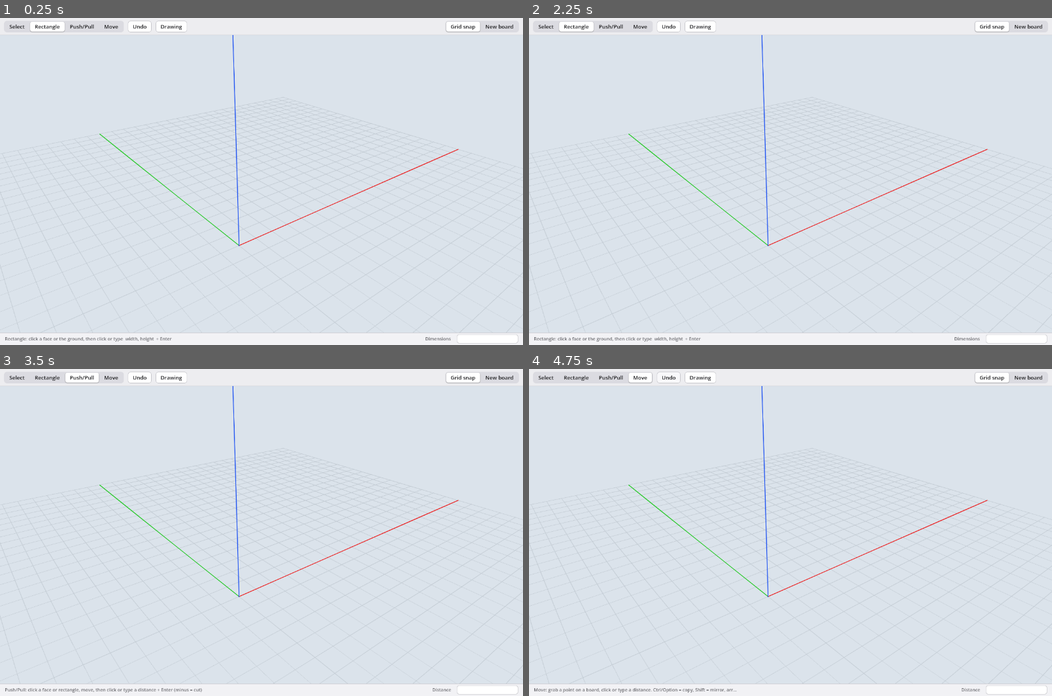
Above: before the commit, frames 1-4 (two rows, left to right).
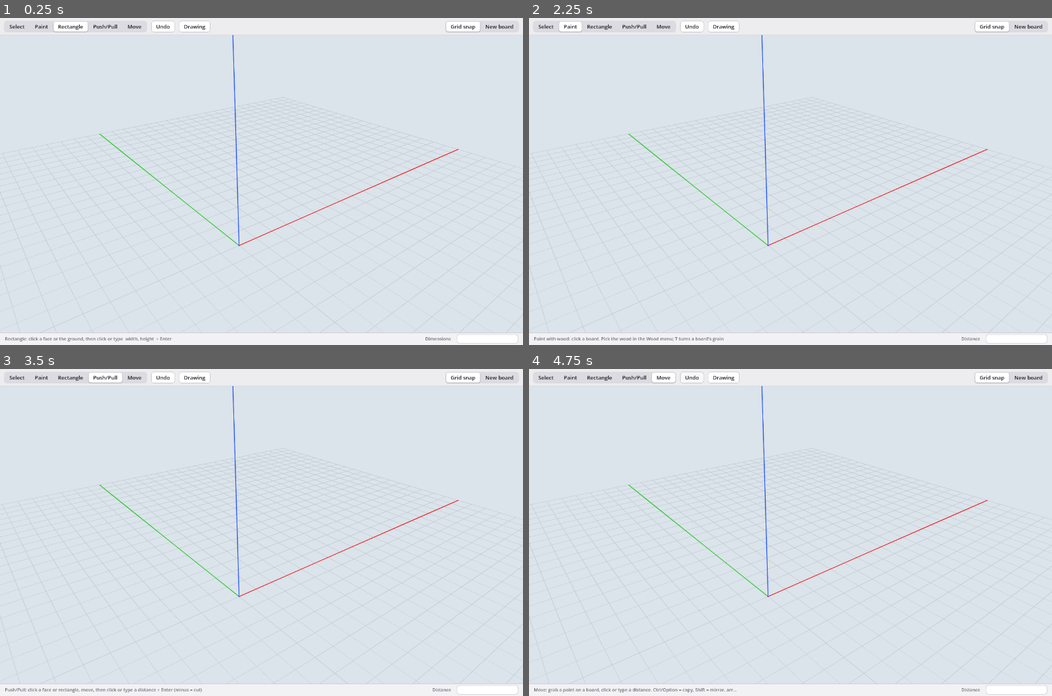
Above: after the commit, the same moments.

Repository: wweatherall/Napkin
Game: Godot game, scene res://main.tscn
Two runs of this game, one before a commit and one after it. Both use one fixed random seed, a clock stepped at 60 frames per second and the inputs below.
Inputs (mouse positions are in pixels of both pictures, inside the frame that each line leads up to):
- Up to frame 1 (0.25 s): no input
- Up to frame 2 (2.25 s): click "Select" at 0.5 s; click "Rectangle" at 1.25 s; click (570, 27) at 2 s, where only the run after the commit has a clickable "Paint"
- Up to frame 3 (3.5 s): click "Push/Pull" at 2.75 s
- Up to frame 4 (4.75 s): click "Move" at 3.5 s; click "Undo" at 4.25 s

The runs differ from the first frame. In frame 1, 0.5% of the frame differs, in the area x 5-41%, y 0-5%; in frame 2, 0.6%, in the area x 1-87%, y 0-99%; in frame 3, 0.5%; in frame 4, 0.4%.
Error before the commit: Invalid assignment of property or key 'text' with value of type 'String' on a base object of type 'Nil'. (res://main.gd:1653)
Error after the commit: Invalid assignment of property or key 'text' with value of type 'String' on a base object of type 'Nil'. (res://main.gd:1763)

Commit message:
Wood: a material library, Paint, grain direction, end grain (T15, M03)
- worker/materials.py: 12 woods (white and red oak, hard maple, cherry,
  walnut, ash, yellow birch, poplar, basswood, Douglas fir, eastern white
  and southern yellow pine). Density, orthotropic elastic constants and
  Janka hardness from the Wood Handbook (GTR-190, 2010, ch. 5; the 2021
  edition was unreachable), face textures from ambientCG (CC0), end grain
  cropped from ambientCG tree ends and tinted per species.
- The worker installs them as FreeCAD material cards (user library, "Shop
  Sketch"), puts the card on each board's current solid (ShapeMaterial) and
  carries it to every new solid. Painting a linked board paints its family.
- Grain: SSGrain on the board (default: along the longest edge); turn_grain
  swaps it to the other long edge. bodies.json gives grain and across;
  materials.json gives the library.
- Viewport: wood.gdshader lays the face texture along the grain from world
  position (no UVs) and shows end grain on faces the grain runs into, the
  ring band mirrored at each repeat. Paint tool, a Wood menu to pick the
  wood, T turns the grain of the board under the cursor.
- model.glb (Blender) carries each wood's texture paths and real size, and
  each board's grain and across directions.
- The app bundle ships materials.py and the textures.

test_native 94/94 (section P); quick test 52/52; full test passes.

Co-Authored-By: Claude Opus 5.5 <noreply@anthropic.com>

Diff:
--- a/viewport/main.gd
+++ b/viewport/main.gd
@@ -11,7 +11,7 @@
 
 # ---------------- state ----------------
 var ops: Array = []
-var counters := {"r": 0, "b": 0, "pp": 0, "m": 0, "mv": 0, "mu": 0, "dt": 0, "as": 0, "a": 0}
+var counters := {"r": 0, "b": 0, "pp": 0, "m": 0, "mv": 0, "mu": 0, "dt": 0, "as": 0, "a": 0, "sm": 0, "tg": 0}
 var seq := 0
 var in_flight := false
 var dirty := false
@@ -423,7 +423,7 @@
 	var row := HBoxContainer.new()
 	row.add_theme_constant_override("separation", 10)
 	bar.add_child(row)
-	row.add_child(_segments([["Select", "select", "Select (Space)"], ["Rectangle", "rect", "Rectangle (R)"], ["Push/Pull", "push", "Push/Pull (P)"], ["Move", "move", "Move (M)"]], false))
+	row.add_child(_segments([["Select", "select", "Select (Space)"], ["Paint", "paint", "Paint (pick the wood in the Wood menu)"], ["Rectangle", "rect", "Rectangle (R)"], ["Push/Pull", "push", "Push/Pull (P)"], ["Move", "move", "Move (M)"]], false))
 	for spec in [["Undo", "undo", "Undo (⌘Z)"], ["Drawing", "drawing", "Drawing and cut list (D)"]]:
 		var b := Button.new(); b.text = spec[0]; b.tooltip_text = spec[2]; b.focus_mode = Control.FOCUS_NONE
 		b.pressed.connect(_menu.bind(spec[1]))
@@ -639,7 +639,7 @@
 func _make_tools() -> void:
 	infer = load("res://inference.gd").new()
 	infer.m = self
-	for k in ["select", "rect", "push", "move"]:
+	for k in ["select", "rect", "push", "move", "paint"]:
 		tools[k] = load("res://tools/%s_tool.gd" % k).new()
 		tools[k].setup(self)
 
@@ -859,6 +859,107 @@
 	_say_status("Assembly of %d board%s: double-click it to edit inside" % [ids.size(), "" if ids.size() == 1 else "s"])
 
 
+# ---------------- wood (T15, M03) ----------------
+# The worker writes materials.json (the library) beside bodies.json; each board's material, grain and across
+# directions come in bodies.json. Textures live in materials/textures beside the project (or in the app bundle).
+const WOOD := preload("res://wood.gdshader")
+var wood_library := {}              # key -> library entry
+var wood_keys: Array = []           # in library order, for the menu
+var body_material := {}             # board id -> material key
+var paint_material := "white-oak"   # what the Paint tool puts on
+var _wood_tex := {}                 # texture file -> ImageTexture
+
+
+func _load_wood_library(dir: String) -> void:
+	var data = JSON.parse_string(FileAccess.get_file_as_string(dir.path_join("materials.json")))
+	if typeof(data) != TYPE_ARRAY: return
+	wood_keys = []
+	for e in data:
+		wood_library[e["key"]] = e; wood_keys.append(e["key"])
+	_build_materials_menu()
+
+
+func _wood_texture(file: String) -> Texture2D:
+	if not _wood_tex.has(file):
+		var img := Image.load_from_file(_beside_project("materials/textures/" + file))
+		if img == null or img.is_empty():
+			_wood_tex[file] = null
+		else:
+			img.generate_mipmaps()
+			_wood_tex[file] = ImageTexture.create_from_image(img)
+	return _wood_tex[file]
+
+
+func _wood_material(bid: String, b: Dictionary, base: Color) -> ShaderMaterial:
+	var e: Dictionary = wood_library.get(b.get("material", ""), {})
+	if e.is_empty(): return null
+	var side := _wood_texture(e["texture"]); var end := _wood_texture(e["end_texture"])
+	if side == null or end == null: return null
+	var sm := ShaderMaterial.new(); sm.shader = WOOD
+	sm.set_shader_parameter("side_tex", side); sm.set_shader_parameter("end_tex", end)
+	var g: Array = b.get("grain", [1, 0, 0]); var a: Array = b.get("across", [0, 1, 0])
+	sm.set_shader_parameter("grain", m2g(Vector3(g[0], g[1], g[2])))
+	sm.set_shader_parameter("across", m2g(Vector3(a[0], a[1], a[2])))
+	sm.set_shader_parameter("side_size", float(e["size_mm"]) / 1000.0)
+	sm.set_shader_parameter("side_grain_v", e["grain"] == "v")
+	sm.set_shader_parameter("end_size", float(e["end_size_mm"]) / 1000.0)
+	var et := end.get_size()
+	sm.set_shader_parameter("end_aspect", et.y / maxf(et.x, 1.0))
+	var h := hash(bid)
+	sm.set_shader_parameter("offset", Vector2(float(h & 1023) / 1024.0, float((h >> 10) & 1023) / 1024.0))
+	sm.set_shader_parameter("base_color", base)
+	return sm
+
+
+func _build_materials_menu() -> void:
+	"""The Wood menu: pick what Paint puts on (picking one switches to Paint)."""
+	if not NativeMenu.has_feature(NativeMenu.FEATURE_GLOBAL_MENU) or _wood_menu_rid.is_valid(): return
+	var bar := NativeMenu.get_system_menu(NativeMenu.MAIN_MENU_ID)
+	_wood_menu_rid = NativeMenu.create_menu()
+	for k in wood_keys:
+		var i := NativeMenu.add_radio_check_item(_wood_menu_rid, wood_library[k]["name"], _on_wood_menu, Callable(), k)
+		NativeMenu.set_item_checked(_wood_menu_rid, i, k == paint_material)
+	NativeMenu.add_separator(_wood_menu_rid)
+	NativeMenu.add_item(_wood_menu_rid, "Turn grain 90° (T)", _on_wood_menu, Callable(), "turn")
+	NativeMenu.add_submenu_item(bar, "Wood", _wood_menu_rid)
+
+
+var _wood_menu_rid := RID()
+
+
+func _on_wood_menu(tag) -> void:
+	if tag == "turn":
+		_turn_grain(); return
+	set_paint_material(String(tag))
+
+
+func set_paint_material(k: String) -> void:
+	if not wood_library.has(k): return
+	paint_material = k
+	if _wood_menu_rid.is_valid():
+		for i in NativeMenu.get_item_count(_wood_menu_rid):
+			NativeMenu.set_item_checked(_wood_menu_rid, i, NativeMenu.get_item_tag(_wood_menu_rid, i) == k)
+	set_tool("paint")
+
+
+func paint(bodies: Array) -> void:
+	if bodies.is_empty() or not wood_library.has(paint_material): return
+	counters["sm"] += 1
+	ops.append({"id": "sm%d" % counters["sm"], "type": "set_material", "targets": bodies, "material": paint_material})
+	sync()
+	_say_status("%s: %s" % [", ".join(bodies), wood_library[paint_material]["name"]])
+
+
+func _turn_grain() -> void:
+	var bid := hover_body
+	if bid == "" or body_material.get(bid, "") == "":
+		_say_status("Point at a painted board to turn its grain"); return
+	counters["tg"] += 1
+	ops.append({"id": "tg%d" % counters["tg"], "type": "turn_grain", "targets": [bid]})
+	sync()
+	_say_status("%s: grain turned 90°" % bid)
+
+
 # ---------------- linked boards (T12: A22c, I28, Q28, Q29) ----------------
 # Copies share one definition: editing one edits all. While a tool is over a linked board its copies get a soft
 # tint and the tooltip counts them; U (Edit > Make unique) frees the board under the cursor, Edit > Detach from
@@ -878,7 +979,7 @@
 
 func _show_siblings(bid: String) -> void:
 	hover_body = bid
-	var sib := _siblings_of(bid) if tool in ["rect", "push", "move"] else []
+	var sib := _siblings_of(bid) if tool in ["rect", "push", "move", "paint"] else []
 	var key := ",".join(sib)
 	if key == _sibling_key: return
 	_sibling_key = key
@@ -1058,7 +1159,7 @@
 func _restore_counters() -> void:
 	for op in ops:
 		var id: String = op["id"]
-		for k in ["pp", "mv", "mu", "dt", "as", "r", "m"]:
+		for k in ["pp", "mv", "mu", "dt", "as", "sm", "tg", "r", "m"]:
 			if id.begins_with(k) and id.substr(k.length()).is_valid_int():
 				counters[k] = maxi(counters[k], int(id.substr(k.length())))
 				break
@@ -1194,15 +1295,18 @@
 	if typeof(data) != TYPE_ARRAY: return
 	var files := {}
 	body_family = {}; body_array = {}; body_assembly = {}; body_row = {}
+	if wood_library.is_empty(): _load_wood_library(dir)
 	for b in data:
-		files[b["id"]] = b["mesh"]
+		var vkey := "%s|%s|%s|%s" % [b["mesh"], b.get("material", ""), b.get("grain", []), b.get("across", [])]
+		files[b["id"]] = vkey                        # a repaint or a turned grain is a new look for the same mesh
+		body_material[b["id"]] = b.get("material", "")
 		body_family[b["id"]] = b.get("family", ""); body_array[b["id"]] = b.get("array", "")
 		body_assembly[b["id"]] = b.get("assembly", ""); body_row[b["id"]] = b.get("row", "")
 		var mp: Array = b.get("mirror_plane", [])
 		if mp.size() == 2: body_mirror_plane[b["id"]] = [Vector3(mp[0][0], mp[0][1], mp[0][2]), Vector3(mp[1][0], mp[1][1], mp[1][2])]
 		else: body_mirror_plane.erase(b["id"])
-		if not _boards.has(b["mesh"]):
-			_boards[b["mesh"]] = _build_board(dir, b)
+		if not _boards.has(vkey):
+			_boards[vkey] = _build_board(dir, b)
 	_load_cuts(dir)
 	_show_boards(files)
 	_remember_state(key, files)
@@ -1228,10 +1332,15 @@
 		arr[Mesh.ARRAY_NORMAL] = Transform3D(M2G_BASIS, Vector3.ZERO) * (parts[1] as PackedVector3Array)
 		var mesh := ArrayMesh.new()
 		mesh.add_surface_from_arrays(Mesh.PRIMITIVE_TRIANGLES, arr)
-		var mat := StandardMaterial3D.new()
-		mat.albedo_color = Color(b["color"][0], b["color"][1], b["color"][2]).linear_to_srgb()   # as glTF import did
-		mat.roughness = 0.85
-		mesh.surface_set_material(0, mat)
+		var base := Color(b["color"][0], b["color"][1], b["color"][2]).linear_to_srgb()   # as glTF import did
+		var wood := _wood_material(bid, b, base)
+		if wood != null:
+			mesh.surface_set_material(0, wood)
+		else:
+			var mat := StandardMaterial3D.new()
+			mat.albedo_color = base
+			mat.roughness = 0.85
+			mesh.surface_set_material(0, mat)
 		mi.mesh = mesh
 		_add_collision(mi, "body_id", bid)
 	var edges := _lines(parts[2], Color(0.08, 0.08, 0.08))
@@ -1358,6 +1467,7 @@
 
 func _base_of(mi: MeshInstance3D) -> Color:
 	var m = mi.mesh.surface_get_material(0)
+	if m is ShaderMaterial and m.shader == WOOD: return m.get_shader_parameter("base_color")
 	return m.albedo_color if m is StandardMaterial3D else DEFAULT_BASE
 
 
@@ -1779,7 +1889,7 @@
 				  ["Show in Finder", "reveal", 0], [], ["Drawing and cut list (D)", "drawing", 0]]],
 		["Edit", [["Undo", "undo", KEY_MASK_META | KEY_Z], [], ["Make assembly", "assemble", KEY_MASK_META | KEY_G],
 				  ["Make unique (U)", "unique", 0], ["Detach from array", "detach", 0]]],
-		["Tools", [["Select (Space)", "select", 0], ["Rectangle (R)", "rect", 0], ["Push/Pull (P)", "push", 0], ["Move (M)", "move", 0]]],
+		["Tools", [["Select (Space)", "select", 0], ["Paint", "paint", 0], ["Rectangle (R)", "rect", 0], ["Push/Pull (P)", "push", 0], ["Move (M)", "move", 0]]],
 		["View", [["Grid snap (G)", "grid", -1], ["New board on faces (B)", "newboard", -1]]],
 	]
 	for m in spec:
@@ -1812,7 +1922,7 @@
 		"reveal": OS.shell_show_in_file_manager(model_path)
 		"drawing": export_drawing()
 		"undo": undo()
-		"select", "rect", "push", "move": set_tool(tag)
+		"select", "rect", "push", "move", "paint": set_tool(tag)
 		"assemble": make_assembly()
 		"unique": _linked_op("make_unique")
 		"detach": _linked_op("detach")
@@ -1933,6 +2043,7 @@
 			KEY_B: _menu("newboard")
 			KEY_D: export_drawing()
 			KEY_U: _menu("unique")
+			KEY_T: _turn_grain()
 
 
 var _last_gesture := ""
--- a/viewport/tests.gd
+++ b/viewport/tests.gd
@@ -1331,6 +1331,33 @@
 	fp_new = fp_ids.back() if fp_ids.size() == 4 else ""
 	_ok("typing 20 stands the plane 20 off the face: z 142..160", fp_new != "" and _bbox(fp_new)[2] == 142.0, [fp_ids, _bbox(fp_new) if fp_new != "" else []])
 
+	# 5f. Wood (T15): pick a wood, paint a board, the board shows it; T turns its grain
+	await _fresh("wood", _plank(1, Vector3.ZERO, Vector3(600, 90, 19)))
+	await _view(Vector3(560, 45, 10), -50, -25, 0.5)
+	m.set_paint_material("black-walnut")
+	_ok("picking a wood switches to Paint", m.tool == "paint", m.tool)
+	await _click_at(Vector3(300, 45, 19))
+	await _wait_wave()
+	await _frames(30)
+	var wb: Dictionary = _bodies().get("b1", {})
+	var node: MeshInstance3D = m.bodies_root.get_node_or_null("b1")
+	var smat = node.mesh.surface_get_material(0) if node != null else null
+	_ok("painted walnut: FreeCAD has it, the board shows the wood shader", wb.get("material", "") == "black-walnut"
+		and smat is ShaderMaterial and smat.shader == m.WOOD, [wb.get("material", ""), smat])
+	await _drag_to(Vector3(700, 300, 0), 3)       # off the board: no hover highlight
+	await _shot("wood_walnut")
+	await _view(Vector3(600, 45, 10), 60, -12, 0.13)
+	await _drag_to(Vector3(700, 300, 0), 2)
+	await _shot("wood_walnut_end")
+	await _view(Vector3(560, 45, 10), -50, -25, 0.5)
+	await _drag_to(Vector3(500, 45, 19), 3)
+	await _key(KEY_T)
+	await _wait_wave()
+	_ok("T turns the grain across the board", _bodies()["b1"].get("grain", []) == [0.0, 1.0, 0.0], _bodies()["b1"].get("grain", []))
+	await _drag_to(Vector3(700, 300, 0), 2)
+	await _frames(20)
+	await _shot("wood_walnut_turned")
+
 	# 6. Undo (A28): every undo shows at once, the 21st rebuilds in FreeCAD
 	await _fresh("undo")
 	var seen := {0: []}
--- /dev/null
+++ b/viewport/tools/paint_tool.gd
@@ -0,0 +1,21 @@
+extends "res://tools/tool.gd"
+## Paint: click a board to give it the wood picked in the Wood menu (T15). From outside, an assembly or an array
+## row is painted whole; a linked board paints its family (they share one definition). T turns the grain.
+
+
+func hint() -> String:
+	var e: Dictionary = m.wood_library.get(m.paint_material, {})
+	return "Paint with %s: click a board. Pick the wood in the Wood menu; T turns a board's grain" % e.get("name", "wood")
+
+
+func mouse_moved(screen: Vector2) -> void:
+	var p := m.pick(screen)
+	m.overlay.mesh = null
+	if p.get("hit", false) and p.get("body", "") != "":
+		m.overlay.mesh = m._tri_mesh(m.unit_tris(m.unit_of(p["body"])), m.mat_hover)
+
+
+func click(screen: Vector2) -> void:
+	var p := m.pick(screen)
+	if not p.get("hit", false) or p.get("body", "") == "": return
+	m.paint(m.unit_of(p["body"])["bodies"])
--- /dev/null
+++ b/viewport/wood.gdshader
@@ -0,0 +1,48 @@
+// Wood on a board (T15): the face texture runs along the board's grain; faces the grain runs into show end grain.
+// The meshes have no UVs: both maps are laid out from world position along the board's own axes, so a board that
+// grows or gets a hole keeps its figure where it was.
+// End grain: a band of rings meant to run across the board's width, mirrored at every repeat so the seams meet.
+shader_type spatial;
+render_mode cull_back, diffuse_burley, specular_schlick_ggx;
+
+uniform sampler2D side_tex : source_color, filter_linear_mipmap, repeat_enable;
+uniform sampler2D end_tex : source_color, filter_linear_mipmap, repeat_enable;
+uniform vec3 grain = vec3(1.0, 0.0, 0.0);      // world (Godot) direction of the grain
+uniform vec3 across = vec3(0.0, 0.0, 1.0);     // world direction across the board's width
+uniform float side_size = 0.6;                 // metres the face texture covers
+uniform bool side_grain_v = false;             // the face texture's grain runs along its v (else u)
+uniform float end_size = 0.175;                // metres the end band covers across the width
+uniform float end_aspect = 0.55;               // the end band's height / width
+uniform vec2 offset = vec2(0.0);               // per board, so copies don't look stamped
+uniform vec4 base_color : source_color = vec4(0.8, 0.65, 0.45, 1.0);
+
+varying vec3 wpos;
+varying vec3 wnrm;
+
+void vertex() {
+	wpos = (MODEL_MATRIX * vec4(VERTEX, 1.0)).xyz;
+	wnrm = normalize((MODEL_MATRIX * vec4(NORMAL, 0.0)).xyz);
+}
+
+float mirrored(float x) {         // 0 -> 1 -> 0 ...: each repeat is the last one flipped
+	return 1.0 - abs(fract(x * 0.5) * 2.0 - 1.0);
+}
+
+void fragment() {
+	vec3 g = normalize(grain);
+	vec3 n = normalize(wnrm);
+	vec3 col;
+	if (abs(dot(n, g)) > 0.7) {
+		vec3 w = normalize(across - g * dot(across, g));
+		vec3 t = cross(g, w);
+		vec2 p = vec2(dot(wpos, w), dot(wpos, t)) / end_size + offset;
+		col = texture(end_tex, vec2(mirrored(p.x), mirrored(p.y / end_aspect))).rgb;
+	} else {
+		vec3 a = normalize(cross(n, g));
+		vec2 p = vec2(dot(wpos, g), dot(wpos, a)) / side_size + offset;
+		col = texture(side_tex, side_grain_v ? p.yx : p).rgb;
+	}
+	ALBEDO = col;
+	ROUGHNESS = 0.72;
+	SPECULAR = 0.35;
+}
Not shown, added: viewport/tools/paint_tool.gd.uid
Not shown, added: viewport/tools/select_tool.gd.uid
Not shown, added: viewport/wood.gdshader.uid
Not shown, changed: CLAUDE.md
Not shown, changed: tools/build_app.sh
